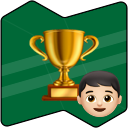
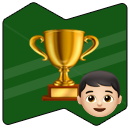
Layer changes from the first 128 × 128 image to the second:
painted on "🏆" over bbox(29, 29, 99, 101)
removed layer "Calque 1" over bbox(0, 0, 128, 128)
added group "NetWorkedDatas Logo" with 6 layers over bbox(3, 3, 127, 125)
added layer "White" (20%) in group "NetWorkedDatas Logo" over bbox(4, 23, 126, 105)
added layer "background Colored green" in group "NetWorkedDatas Logo" over bbox(3, 3, 127, 125)
